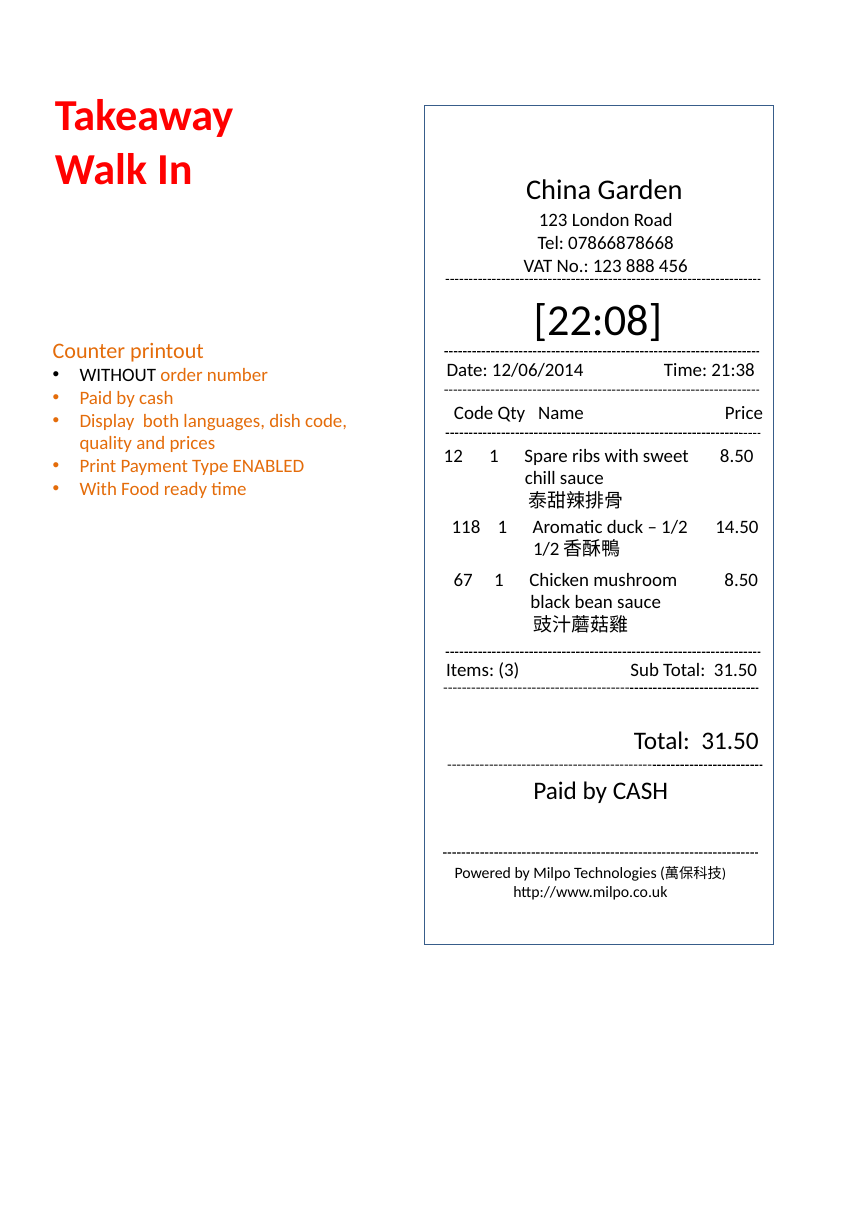
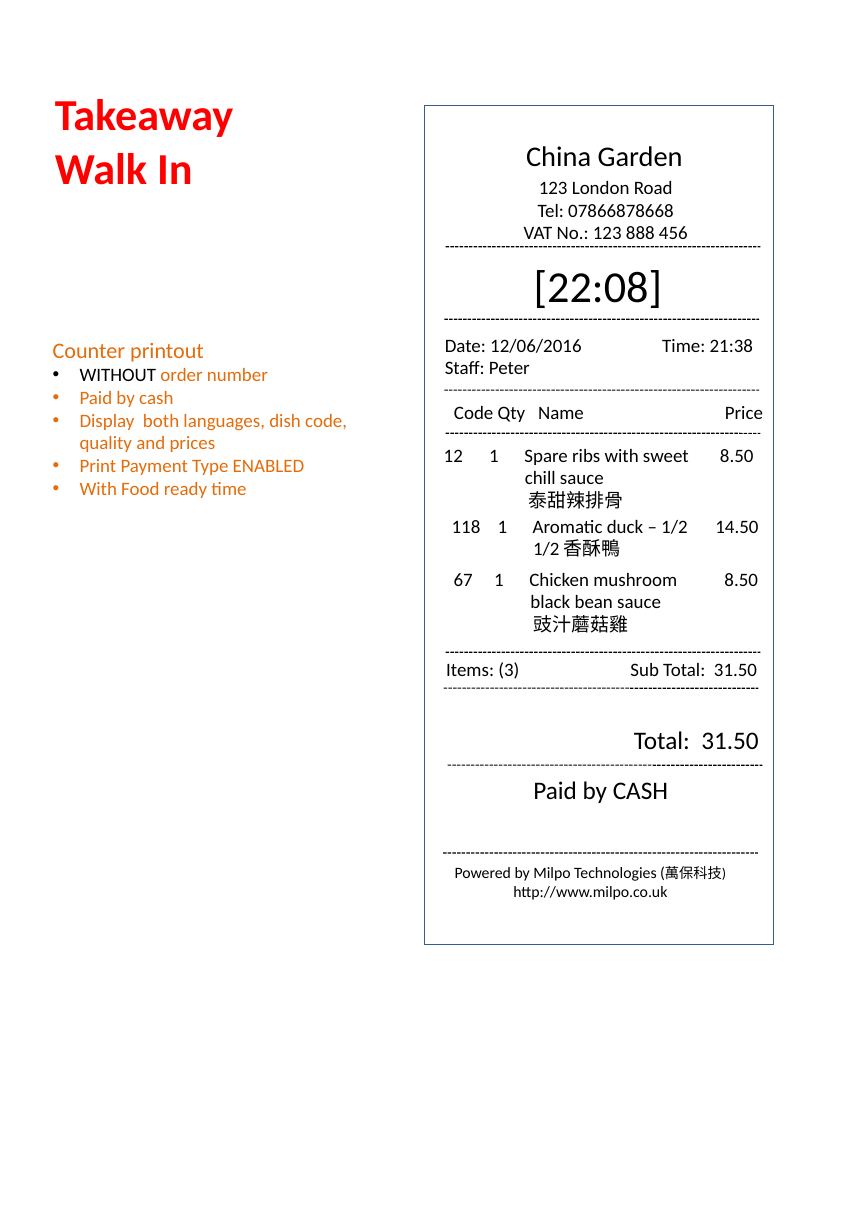
Before and after one commit to lokerchen/superpos-1.0, a slide deck: slide 5 of Doc/Order Bills Format - Counter & Kitchen/SuperPOS bill layout - COUNTER Printout 2015 July.ppt. Drawn at 853x1232 pixels with LibreOffice and Linux fonts; fonts in the diff are those of the drawing. Boxes give left, top, right and bottom in pixels: in the first picture for what was removed or moved away, otherwise in the second. Text is boxed around its words. In the diff, an @@ line names an element or a change of style, - is before the commit and + after.

```diff
--- a/Doc/Order Bills Format - Counter & Kitchen/SuperPOS bill layout - COUNTER Printout 2015 July.ppt
+++ b/Doc/Order Bills Format - Counter & Kitchen/SuperPOS bill layout - COUNTER Printout 2015 July.ppt
@@ 3 texts, 1 line moved together from (x1=446, y1=179, x2=761, y2=341) to (x1=446, y1=146, x2=761, y2=308) @@
@@ line moved from (445, 351) - (760, 351) to (445, 320) - (760, 320) @@
@@ text "Time: 21:38" moved from (x1=664, y1=363, x2=754, y2=376) to (x1=662, y1=339, x2=753, y2=352) @@
@@ text at (x1=445, y1=339, x2=581, y2=374): text changed @@
-Date: 12/06/2014
+Date: 12/06/2016
+Staff: Peter
```
Also in this commit, not shown: 7 other slides changed, 1 other file.
